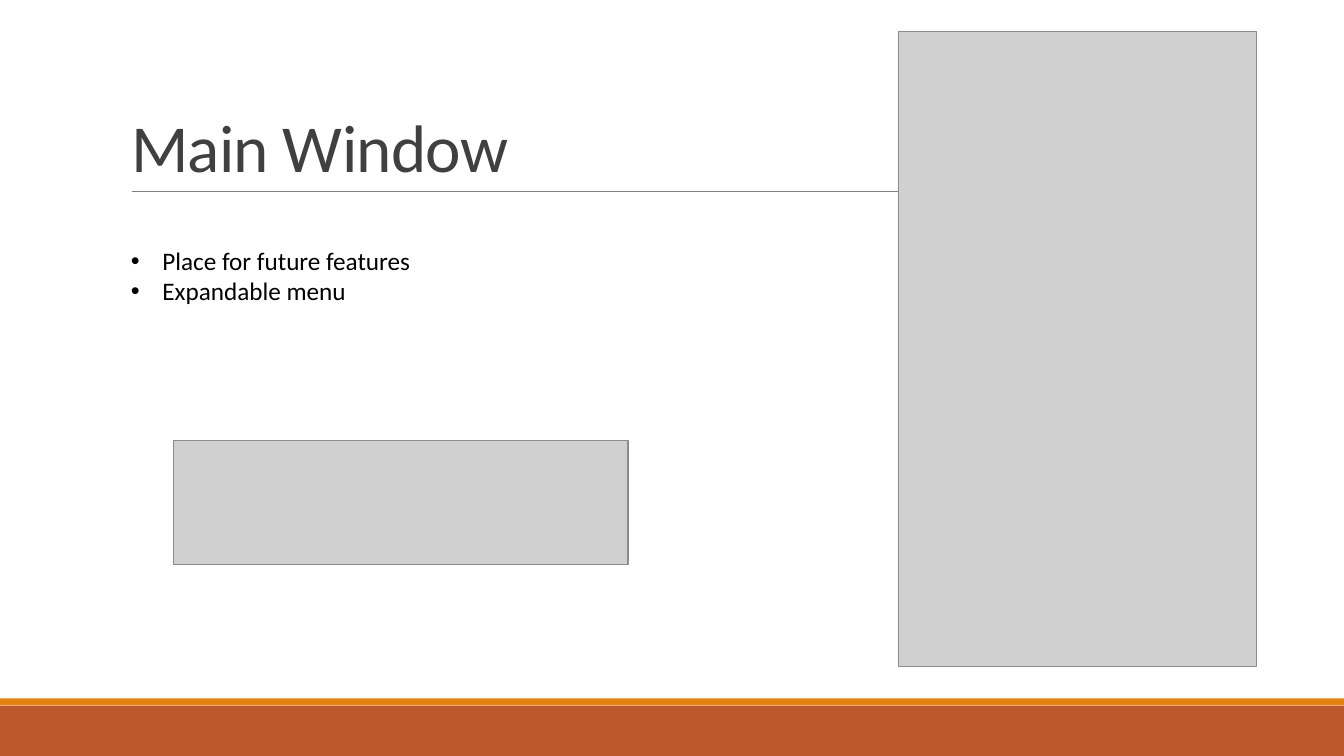
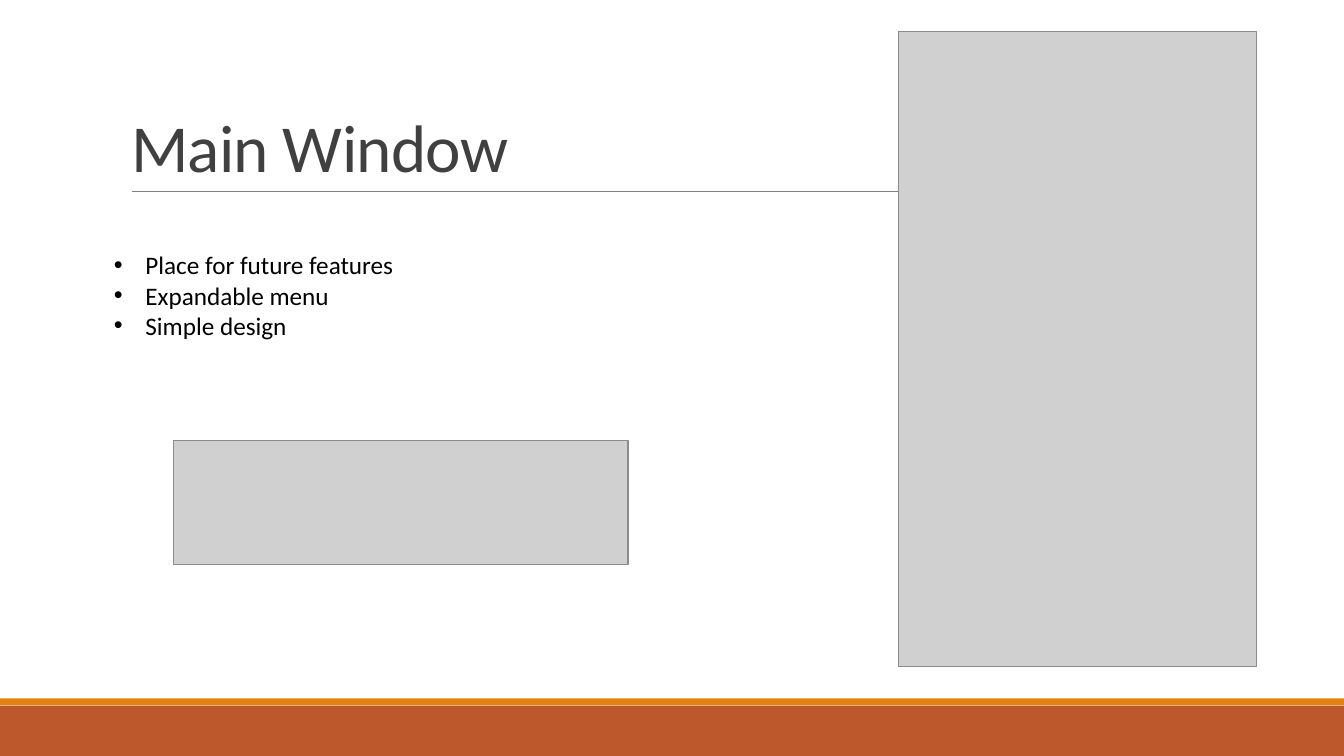
Before and after one commit to coding-competition-2019/nully, a slide deck: slide 2 of Our Application.pptx. Drawn at 1344x756 pixels with LibreOffice and Linux fonts; fonts in the diff are those of the drawing; grey boxes stand for pictures. Boxes give left, top, right and bottom in pixels: in the first picture for what was removed or moved away, otherwise in the second. Text is boxed around its words. In the diff, an @@ line names an element or a change of style, - is before the commit and + after.

```diff
--- a/Our Application.pptx
+++ b/Our Application.pptx
@@ text "Place for future features": place and size @@
-text "Place for future features" at (162,252,410,304)
+text "Place for future features" at (145,256,393,340)
@@ text at (145,317,286,340): paragraph added @@
+• Simple design
```
Also in this commit, not shown: 3 other slides changed, 1 slide added, 1 slide removed.
